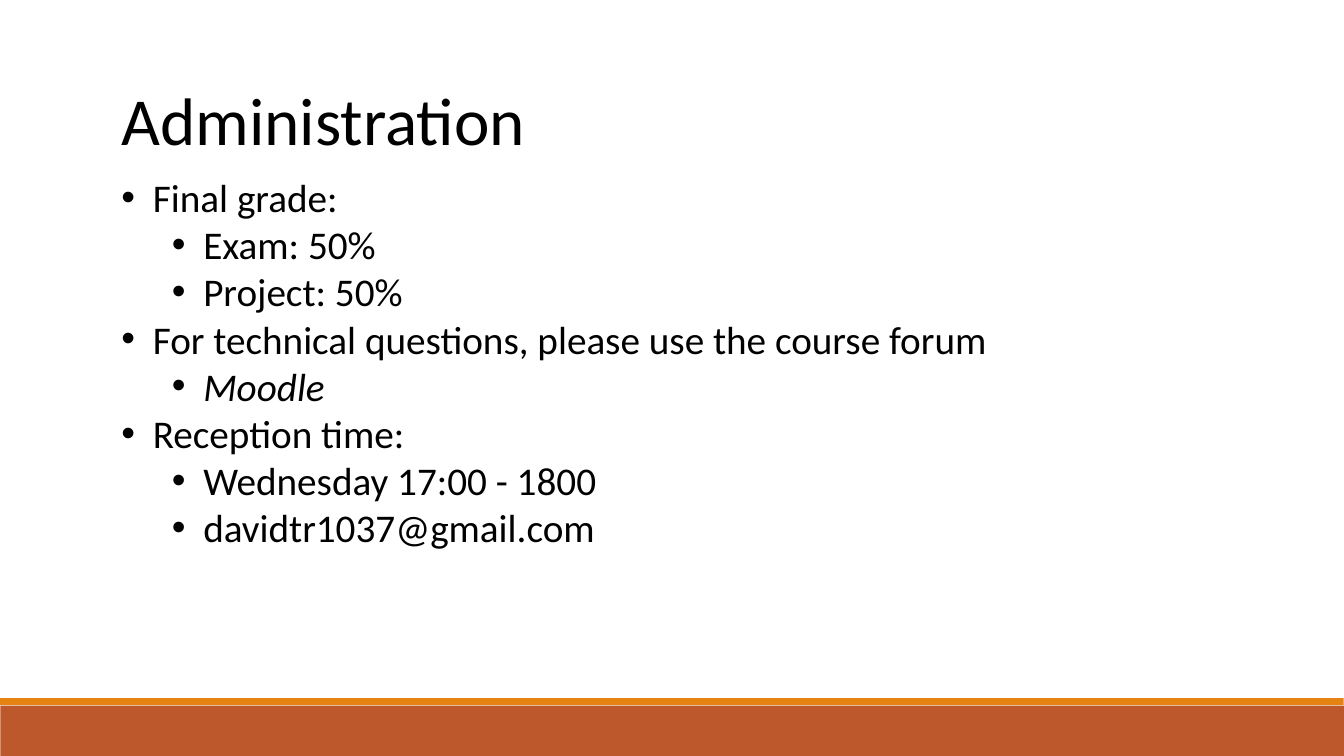
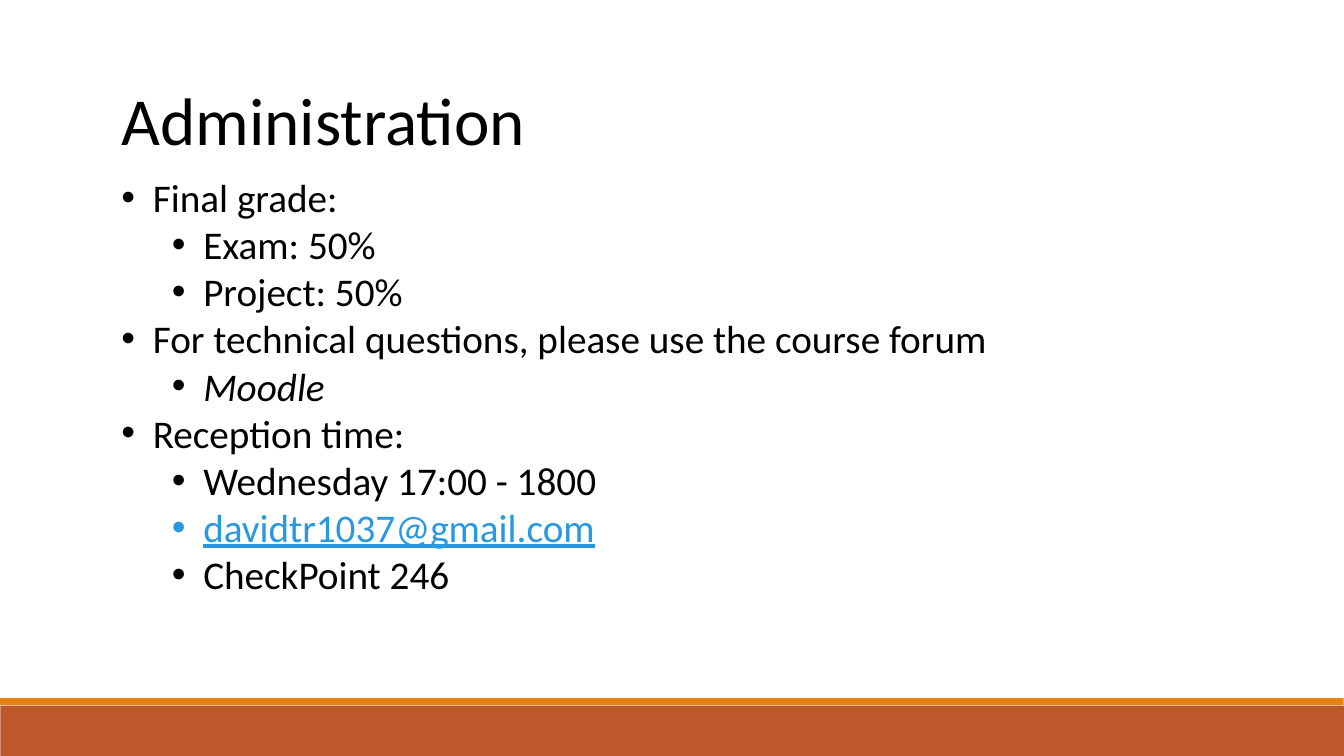
Before and after one commit to raghadzeidan/COMPILATION_TAU_FOR_STUDENTS, a slide deck: slide 2 of new_slides/lexical_analysis.pptx. Drawn at 1344x756 pixels with LibreOffice and Linux fonts; fonts in the diff are those of the drawing. Boxes give left, top, right and bottom in pixels: in the first picture for what was removed or moved away, otherwise in the second. Text is boxed around its words. In the diff, an @@ line names an element or a change of style, - is before the commit and + after.

Commit message:
updating slides

```diff
--- a/new_slides/lexical_analysis.pptx
+++ b/new_slides/lexical_analysis.pptx
@@ text at [203, 514, 594, 549]: text colour #000000 to #2998E3, underline on in "davidtr1037@gmail.com" @@
@@ text at [203, 561, 450, 590]: paragraph added @@
+  • CheckPoint 246
```
Also in this commit, not shown: 1 other file.
